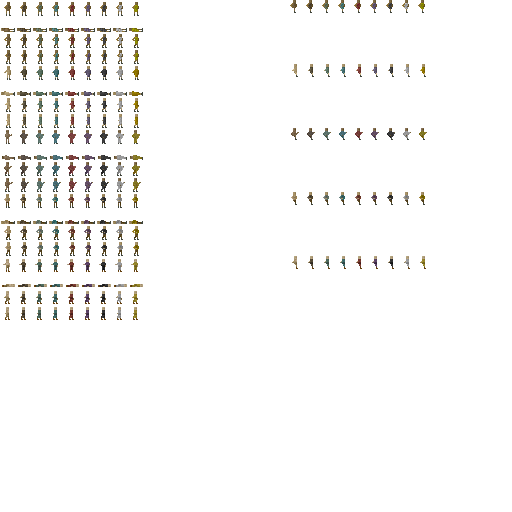
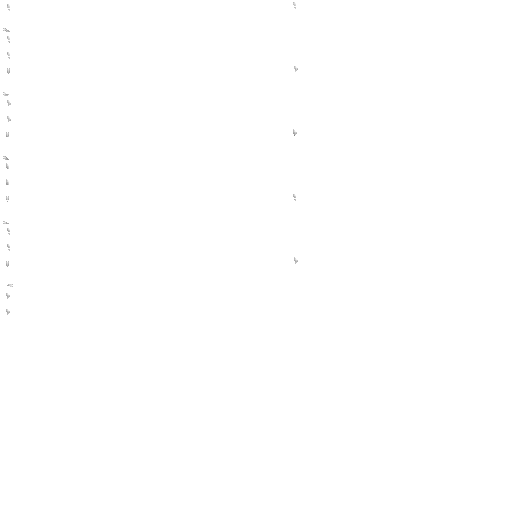
Layered file, before and after one edit (512px x 512px). Changes by layer:
showed "beard-5", painted on it over (3, 2, 298, 315)
hid "body-2" over (1, 0, 427, 320)
